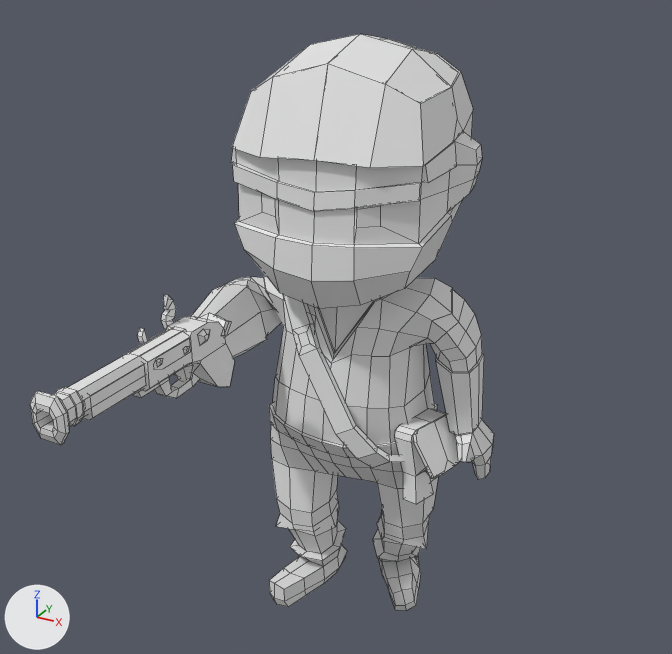
One commit to the FBX model MergeTower/Assets/Visual/Models/Pirats/Pirat_1/PiratModel_1.fbx: the scene before it, then after it.
Before and after are seen from a 50 mm lens placed at (4.88, -9.36, 8.43), pointed at (0.24, -0.92, 4.21). The axes (+X, +Y, +Z) are drawn at lower left. The lights are the same throughout. Mesh edges are drawn as thin lines. Where no turn or scale is listed for an object, it has been applied to the vertices. Vertices at the same position are counted once.
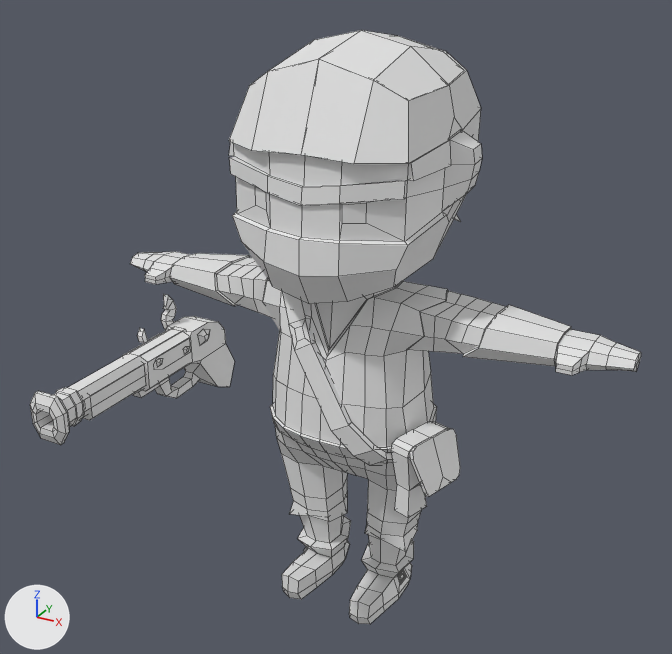
Commit message: Add new model pirat

Diff of the bpy script that builds the scene:
```diff
--- a/MergeTower/Assets/Visual/Models/Pirats/Pirat_1/PiratModel_1.fbx.py
+++ b/MergeTower/Assets/Visual/Models/Pirats/Pirat_1/PiratModel_1.fbx.py
@@ me_cylinder_002 @@
 # used by ob_cylinder; location = (0.0, 0.0, 5.66)
-me_cylinder_002.from_pydata(...)  # 214 vertices, 193 faces; spans x -0.88..1.51, y -0.92..0.88, z -3.76..-1.13
+me_cylinder_002.from_pydata(...)  # 214 vertices, 193 faces; spans x -0.88..1.58, y -0.93..0.88, z -3.8..-1.13
+# me_cylinder_002 part 1: the loose piece of 54 vertices spanning x 1.07..1.51, y -0.61..0.15, z -3.31..-2.75 is multiplied about its middle by the matrix ((0.993, 0.061, 0.096), (-0.019, 1.002, -0.09), (-0.116, 0.052, 1.024)), then moved by (0.08, -0.26, -0.06)
+# me_cylinder_002 part 2: 146 of 214 vertices moved; they spanned x -0.83..1.35, y -0.92..0.88, z -3.76..-1.22 and now span x -0.79..1.4, y -0.93..0.88, z -3.8..-1.18; mean shift (0.03, -0.14, -0.01); largest move (1.23, 0.08, -2.79) -> (1.35, -0.2, -2.82)
@@ me_cube_008 @@
 # used by ob_первый_пират; location = (0.0, 0.0, 5.66)
-me_cube_008.from_pydata(...)  # 851 vertices, 830 faces; spans x -1.46..1.76, y -2.4..1.6, z -5.7..1.61
+me_cube_008.from_pydata(...)  # 851 vertices, 830 faces; spans x -3.38..3.38, y -1.32..1.61, z -5.64..1.65
+# me_cube_008 part 3: 851 of 851 vertices moved; they spanned x -1.46..1.76, y -2.4..1.6, z -5.7..1.61 and now span x -3.38..3.38, y -1.32..1.61, z -5.64..1.65; mean shift (-0.04, 0.09, 0.15); largest move (-0.8, -2.32, -1.78) -> (-3.38, 0.18, -1.56)
```

Changed parts and their boxes [x1, y1, x2, y2] in the pictures (672 x 654 px; the box of a moved part takes in the faces that stretch with it):
'первый пират', reshaped (60% wider)
    before: [174, 34, 494, 610]
    after: [130, 30, 641, 624]
'Cylinder', reshaped (8% taller)
    before: [283, 294, 460, 504]
    after: [282, 291, 460, 517]
part 1 of me_cylinder_002, moved or reshaped
    before: [413, 414, 460, 479]
    after: [410, 429, 460, 497]
part 2 of me_cylinder_002, moved or reshaped
    before: [283, 294, 446, 504]
    after: [282, 291, 450, 517]
